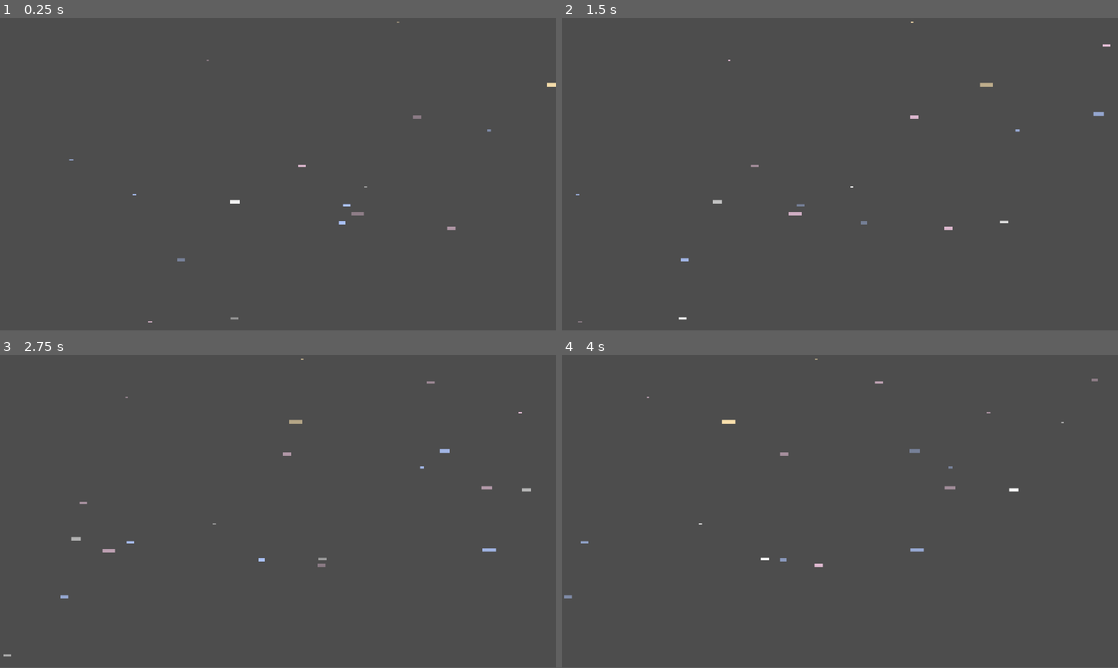
Above: before the commit, frames 1-4 (two rows, left to right).
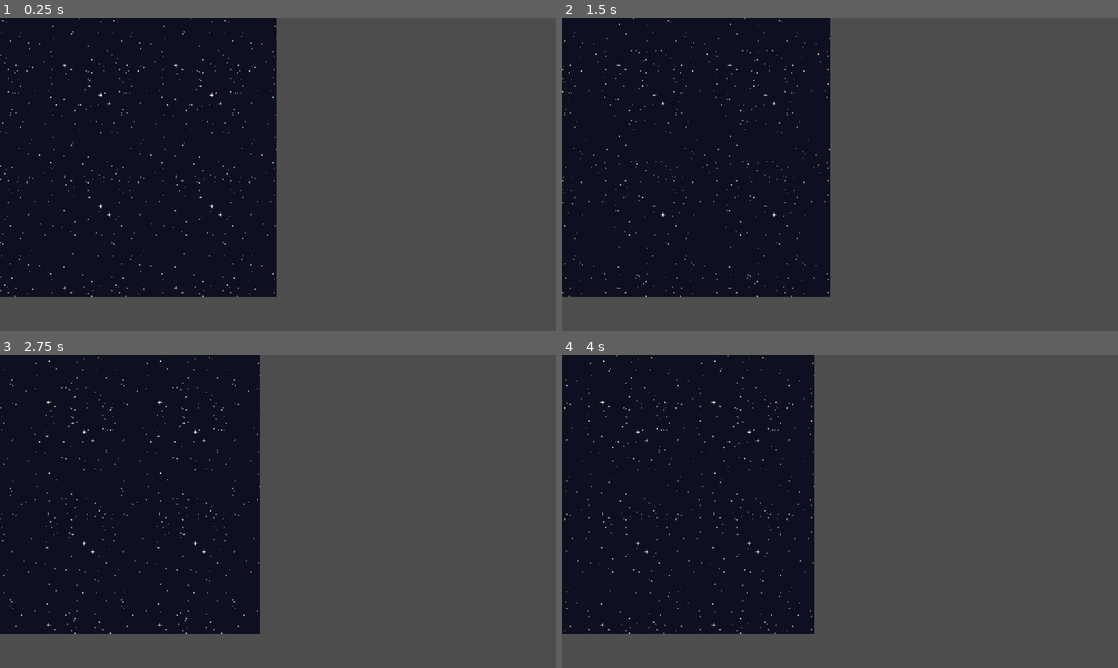
Above: after the commit, the same moments.

Repository: GiovannyBatista/Reto-de-la-nasa
Game: Godot game, scene res://srcipts/sala_mando.tscn
Same seed, same stepped clock (60 frames per second), same inputs: the game is played once before the commit and once after it. This scene is started directly instead of the project's main scene.
Inputs:
- Up to frame 1 (0.25 s): no input
- Up to frame 2 (1.5 s): no input
- Up to frame 3 (2.75 s): no input
- Up to frame 4 (4 s): no input
In our replay, the window is 800x449 before the commit and 800x450 after it. These sizes can differ from the game's own. Grey fills any space a smaller window leaves; there, only what the larger window draws over its background counts as a difference.

The runs differ from the first frame. In frame 1, 44% of the frame differs, in the area x 0-100%, y 0-98%; in frame 2, 43%; in frame 3, 42%; in frame 4, 41%.

Commit message:
escenario
aqui se sube el escenario, con el movimiento de la tierra y el sol

Diff:
--- a/project.godot
+++ b/project.godot
@@ -21,8 +21,8 @@
 
 [display]
 
-window/size/viewport_width=480
-window/size/viewport_height=270
+window/size/viewport_width=1280
+window/size/viewport_height=720
 window/size/window_width_override=1280
 window/size/window_height_override=720
 window/stretch/mode="canvas_items"
--- a/srcipts/sala_mando.tscn
+++ b/srcipts/sala_mando.tscn
@@ -1,8 +1,20 @@
 [gd_scene format=3 uid="uid://yvn2be2vkd8p"]
 
-[ext_resource type="Script" uid="uid://du4t5ek5fn4iq" path="res://starfield.gd" id="1_myc2h"]
+[ext_resource type="Texture2D" uid="uid://troaxymv5q3k" path="res://scenes/TileMaps/2x/stars-far-tile.png" id="1_5c3j1"]
+[ext_resource type="Texture2D" uid="uid://cxmo5qyjaqqxd" path="res://scenes/TileMaps/2x/cabina.png" id="2_5c3j1"]
 
 [node name="salaMando" type="Node2D" unique_id=1219883267]
 
-[node name="Starfield" type="Node2D" parent="." unique_id=858614493]
-script = ExtResource("1_myc2h")
+[node name="starfield" type="Parallax2D" parent="." unique_id=483724415]
+repeat_size = Vector2(256, 256)
+autoscroll = Vector2(-15, 0)
+repeat_times = 3
+
+[node name="starfar" type="Sprite2D" parent="starfield" unique_id=194023481]
+texture = ExtResource("1_5c3j1")
+
+[node name="Sprite2D" type="Sprite2D" parent="." unique_id=2066476476]
+visible = false
+position = Vector2(640, 360)
+scale = Vector2(0.765, 0.765)
+texture = ExtResource("2_5c3j1")
--- a/starfield.gd
+++ /dev/null
@@ -1,71 +0,0 @@
-
-extends Node2D
-
-@export var star_count: int = 100
-@export var travel_speed: float = 65.0
-@export var speed_factor: float = 1.0
-@export var screen_size: Vector2 = Vector2(1280, 720)
-
-var positions: Array[Vector2] = []
-var speeds: Array[float] = []
-var sizes: Array[int] = []
-var phases: Array[float] = []
-
-var elapsed: float = 0.0
-
-var star_colors = [
-	Color("#FFFFFF"),
-	Color("#AFC7FF"),
-	Color("#E6BFD7"),
-	Color("#FFE5B0")
-]
-
-
-func _ready():
-	randomize()
-
-	for i in range(star_count):
-		positions.append(Vector2(
-			randf_range(0, screen_size.x),
-			randf_range(0, screen_size.y)
-		))
-
-		speeds.append(randf_range(0.3, 1.5))
-		sizes.append(randi_range(1, 3))
-		phases.append(randf_range(0.0, TAU))
-
-
-func _process(delta):
-	elapsed += delta
-
-	for i in range(positions.size()):
-		positions[i].x -= (
-			travel_speed * speeds[i] * speed_factor * delta
-		)
-
-		if positions[i].x < -4:
-			positions[i].x = screen_size.x + 4
-			positions[i].y = randf_range(0, screen_size.y)
-
-	queue_redraw()
-
-
-func _draw():
-	for i in range(positions.size()):
-		var brightness = 0.7 + 0.3 * sin(
-			elapsed * 2.0 + phases[i]
-		)
-
-		var color = star_colors[i % star_colors.size()]
-		color.a = brightness
-
-		var size = sizes[i]
-		var streak = 1.0 + speeds[i] * speed_factor * 2.0
-
-		draw_rect(
-			Rect2(
-				positions[i],
-				Vector2(size * streak, size)
-			),
-			color
-		)
Binary file added: scenes/TileMaps/2x/Cabina de nave pixel art con planetas.png
Not shown, added: scenes/TileMaps/2x/Cabina de nave pixel art con planetas.png.import
Binary file added: scenes/TileMaps/2x/Gemini_Generated_Image_emrm0temrm0temrm.jpeg
Not shown, added: scenes/TileMaps/2x/Gemini_Generated_Image_emrm0temrm0temrm.jpeg.import
Binary file added: scenes/TileMaps/2x/Puente de nave espacial pixel art.png
Not shown, added: scenes/TileMaps/2x/Puente de nave espacial pixel art.png.import
Binary file added: scenes/TileMaps/2x/Puente espacial con planeta y estrella.png
Not shown, added: scenes/TileMaps/2x/Puente espacial con planeta y estrella.png.import
Binary file added: scenes/TileMaps/2x/Puente espacial retro entre planetas.png
Not shown, added: scenes/TileMaps/2x/Puente espacial retro entre planetas.png.import
Binary file added: scenes/TileMaps/2x/cabina.png
Not shown, added: scenes/TileMaps/2x/cabina.png.import
